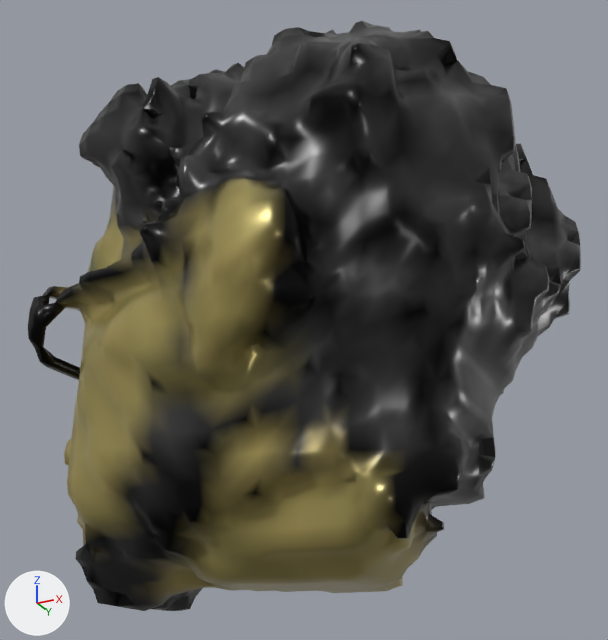
Before and after pictures for a commit that changed the glTF model glb/smooth/1-1000/922.glb.
Camera for both pictures: a camera (50 mm lens) standing at (0.991, -1.94, -0.116) and looking at (0.02, 0.003, 0.758). Every picture has the same lights, and +X, +Y and +Z are marked at lower left. Vertices at the same position are counted once.
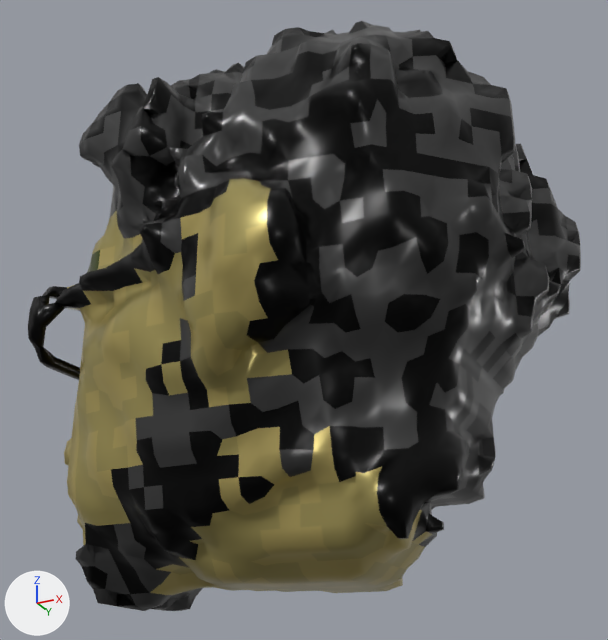
Edits to the bpy script that builds the scene:
```text
Change me_mesh_0:
    used by ob_mesh_0; location = (0.0, 0.0, 0.0)
    remove me_mesh_0.from_pydata(...)  # 4402 vertices, 9002 faces; spans x -0.75..0.74, y -0.62..0.61, z 0.0..1.5
    add me_mesh_0.from_pydata(...)  # 4401 vertices, 8992 faces; spans x -0.75..0.74, y -0.62..0.61, z 0.0..1.5
    me_mesh_0 part 1: 6574 kept faces spanning x -0.73..0.74, y -0.62..0.61, z 0.0..1.5 get new vertex colours
```

Pixel boxes [x1, y1, x2, y2] of what changed, in the pictures (608 x 640 px):
part 1 of me_mesh_0, recoloured
    both: [50, 37, 580, 606]
